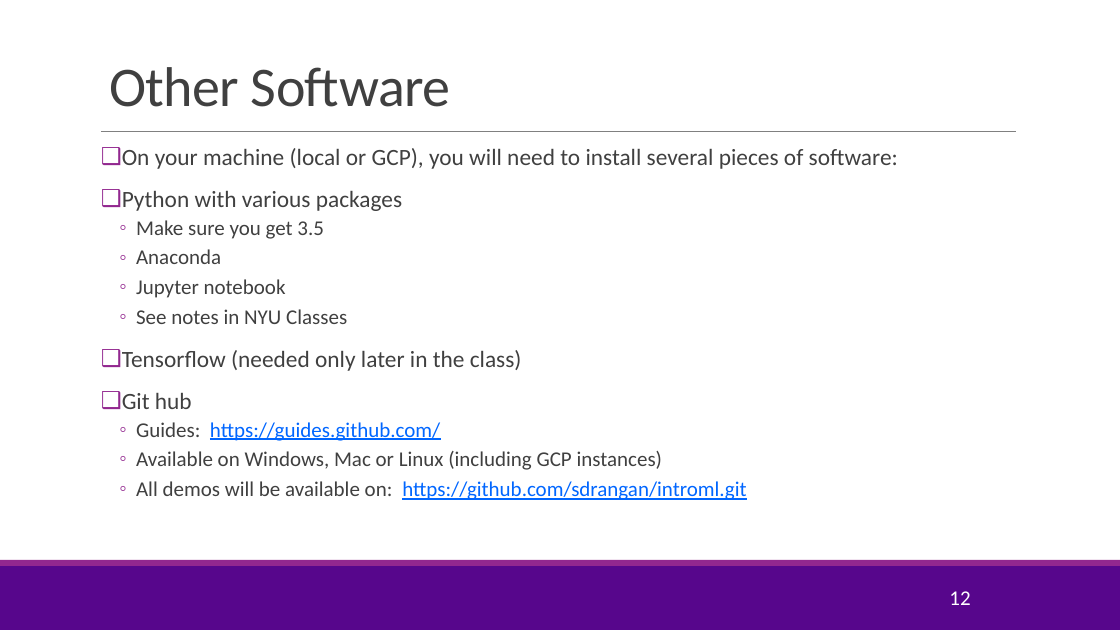
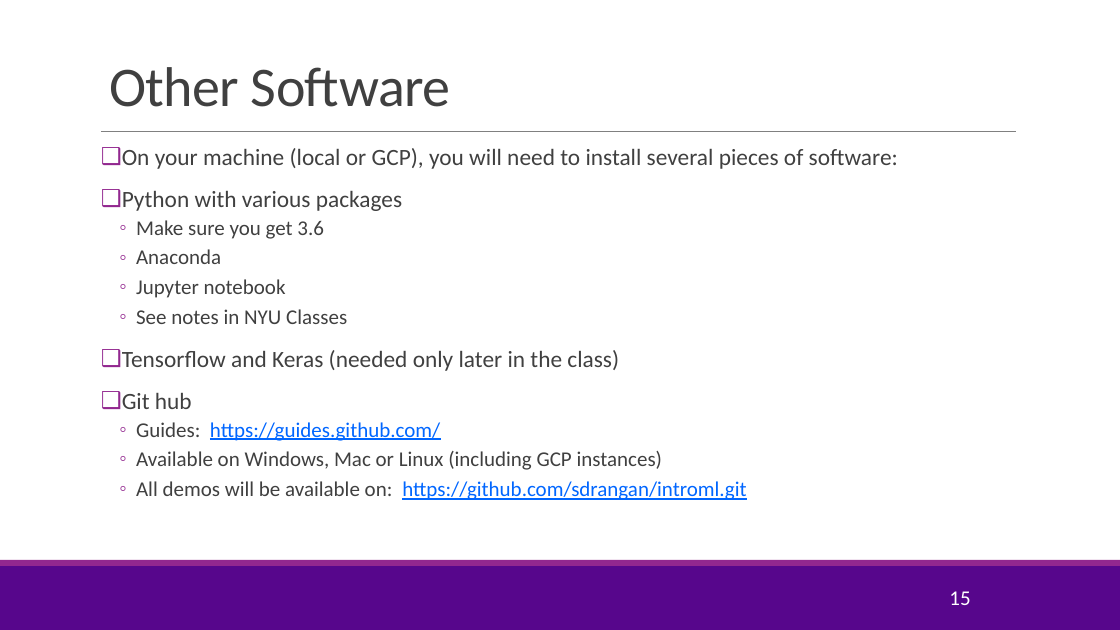
Before and after one commit to joshzzl/introml, a slide deck: slide 15 of lectures/CourseAdmin.pptx (slide 12 before the commit). Drawn at 1120x630 pixels with LibreOffice and Linux fonts; fonts in the diff are those of the drawing; background and template pictures are left out. Boxes give left, top, right and bottom in pixels: in the first picture for what was removed or moved away, otherwise in the second. Text is boxed around its words. In the diff, an @@ line names an element or a change of style, - is before the commit and + after.

```diff
--- a/lectures/CourseAdmin.pptx
+++ b/lectures/CourseAdmin.pptx
@@ text at box(136, 220, 324, 239): text changed @@
-  ◦ Make sure you get 3.5
+  ◦ Make sure you get 3.6
@@ text at box(122, 350, 619, 371): text changed @@
-❑ Tensorflow (needed only later in the class)
+❑ Tensorflow and Keras (needed only later in the class)
@@ page number at box(949, 591, 970, 605): text changed @@
-12
+15
```
Also in this commit, not shown: 2 other slides changed, 3 slides added, 3 other files.
